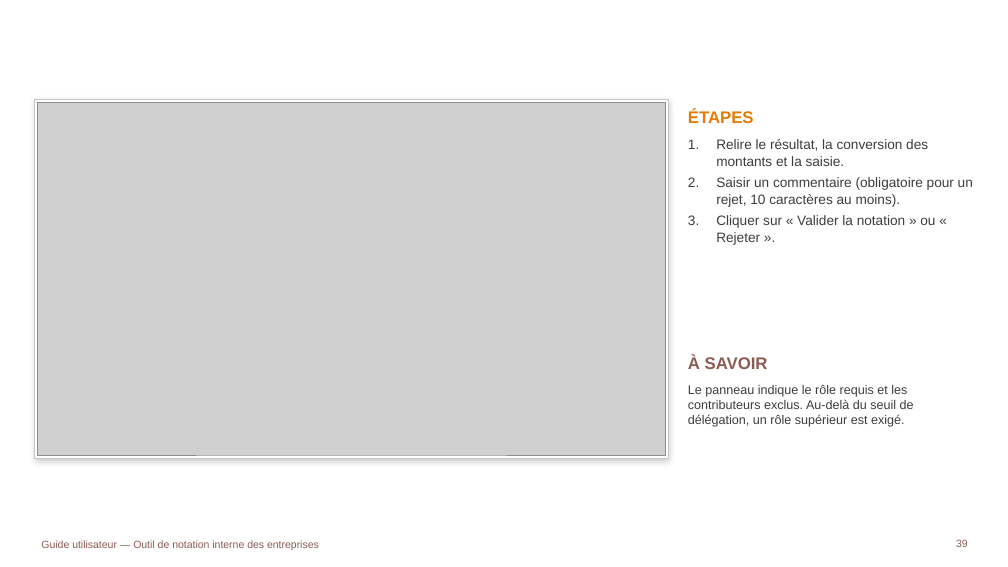
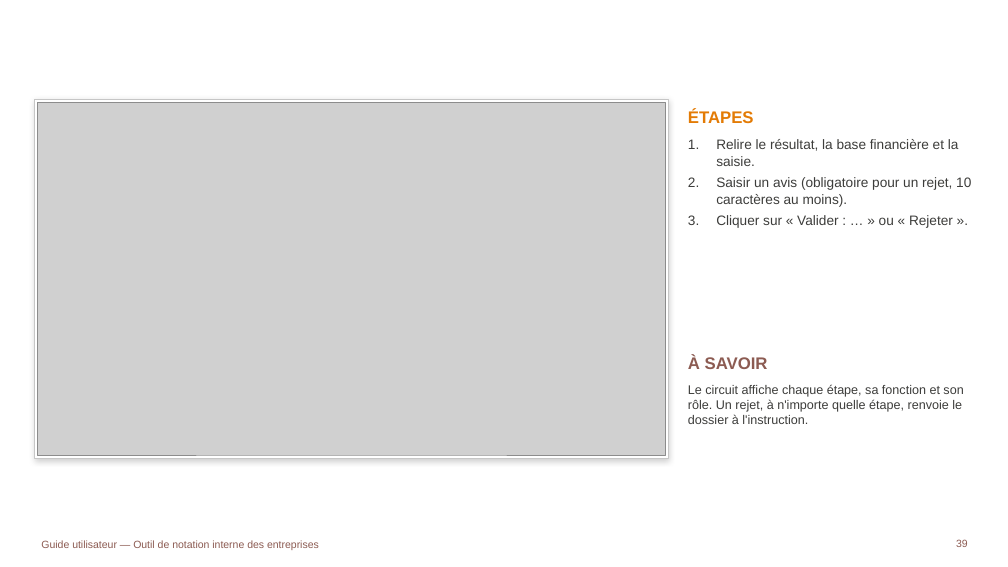
Before and after one commit to tariqeddoumi/Entreprise-scoring-cl, a slide deck: slide 39 of docs/guides/Guide_utilisateur_outil_notation.pptx. Drawn at 1008x567 pixels with LibreOffice and Linux fonts; fonts in the diff are those of the drawing; grey boxes stand for pictures; background and template pictures are left out. Boxes give left, top, right and bottom in pixels: in the first picture for what was removed or moved away, otherwise in the second. Text is boxed around its words. In the diff, an @@ line names an element or a change of style, - is before the commit and + after.

```diff
--- a/docs/guides/Guide_utilisateur_outil_notation.pptx
+++ b/docs/guides/Guide_utilisateur_outil_notation.pptx
@@ text at (716, 139, 971, 228): text changed @@
-1. Relire le résultat, la conversion des montants et la saisie.
-2. Saisir un commentaire (obligatoire pour un rejet, 10 caractères au moins).
-3. Cliquer sur « Valider la notation » ou « Rejeter ».
+1. Relire le résultat, la base financière et la saisie.
+2. Saisir un avis (obligatoire pour un rejet, 10 caractères au moins).
+3. Cliquer sur « Valider : … » ou « Rejeter ».
@@ text at (688, 384, 963, 424): text changed @@
-Le panneau indique le rôle requis et les contributeurs exclus. Au-delà du seuil de délégation, un rôle supérieur est exigé.
+Le circuit affiche chaque étape, sa fonction et son rôle. Un rejet, à n'importe quelle étape, renvoie le dossier à l'instruction.
```
Also in this commit, not shown: 6 other slides changed, 2 slides added, 2 other files.
